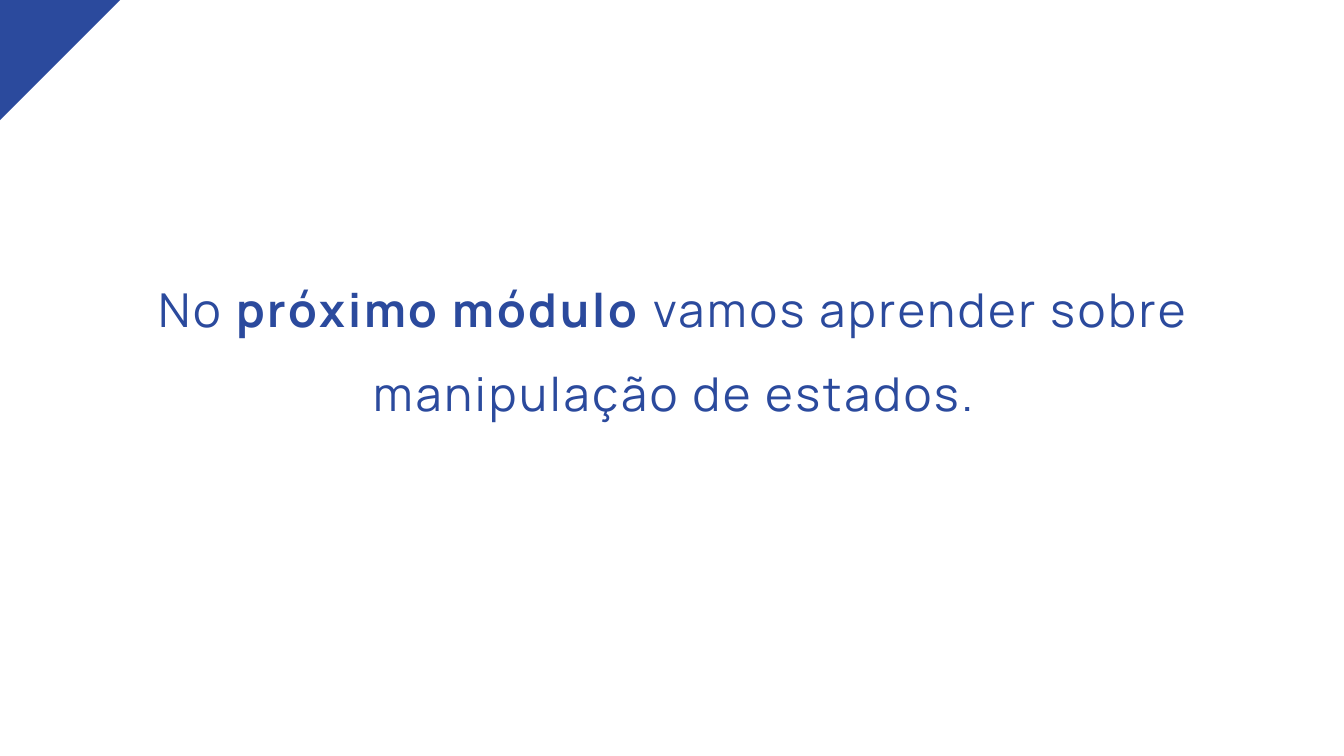
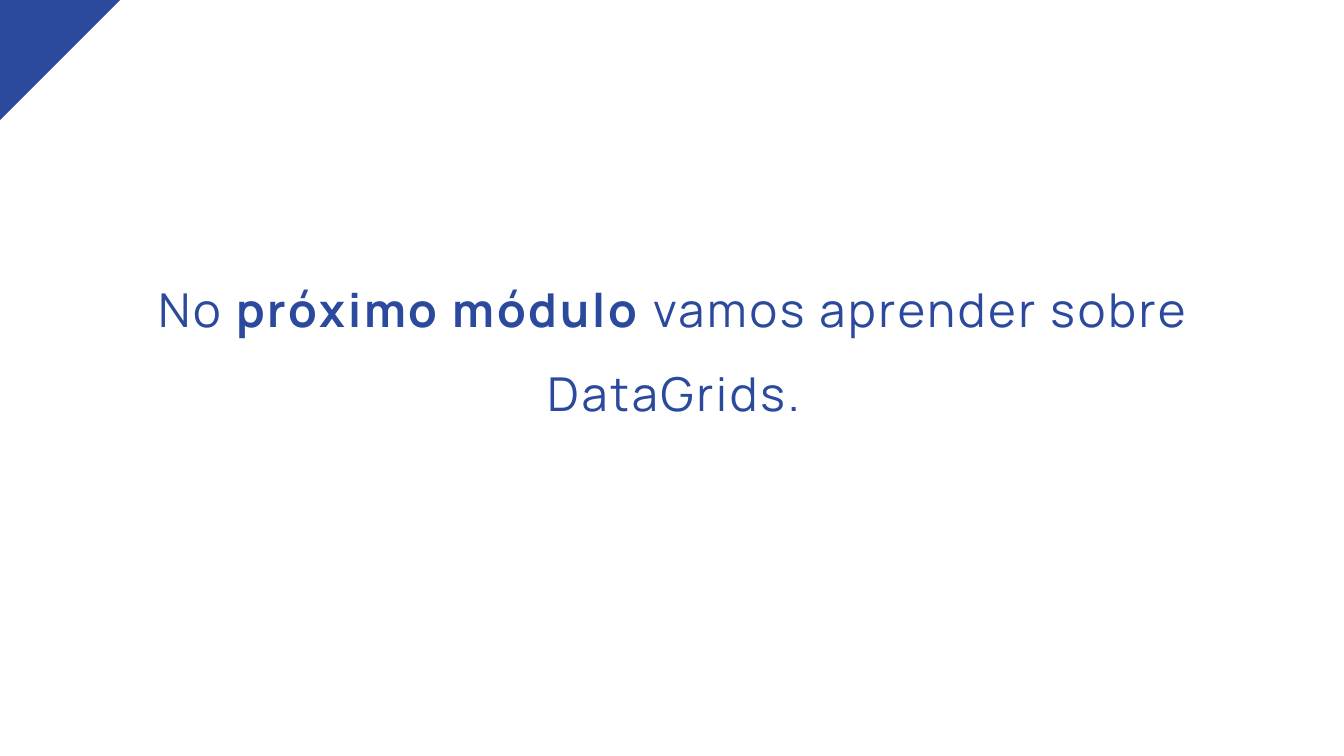
Before and after one commit to nataliascosta/Flutter, a slide deck: slide 12 of Módulo 08 - Formulários/Módulo VIII - Formulários.pptx. Drawn at 1344x756 pixels with LibreOffice and Linux fonts; fonts in the diff are those of the drawing. Boxes give left, top, right and bottom in pixels: in the first picture for what was removed or moved away, otherwise in the second. Text is boxed around its words. In the diff, an @@ line names an element or a change of style, - is before the commit and + after.

Commit message:
Atualização da aula sobre formulários

```diff
--- a/Módulo 08 - Formulários/Módulo VIII - Formulários.pptx
+++ b/Módulo 08 - Formulários/Módulo VIII - Formulários.pptx
@@ text at box(158, 289, 1185, 412): text changed @@
-No próximo módulo vamos aprender sobre manipulação de estados.
+No próximo módulo vamos aprender sobre DataGrids.
```
